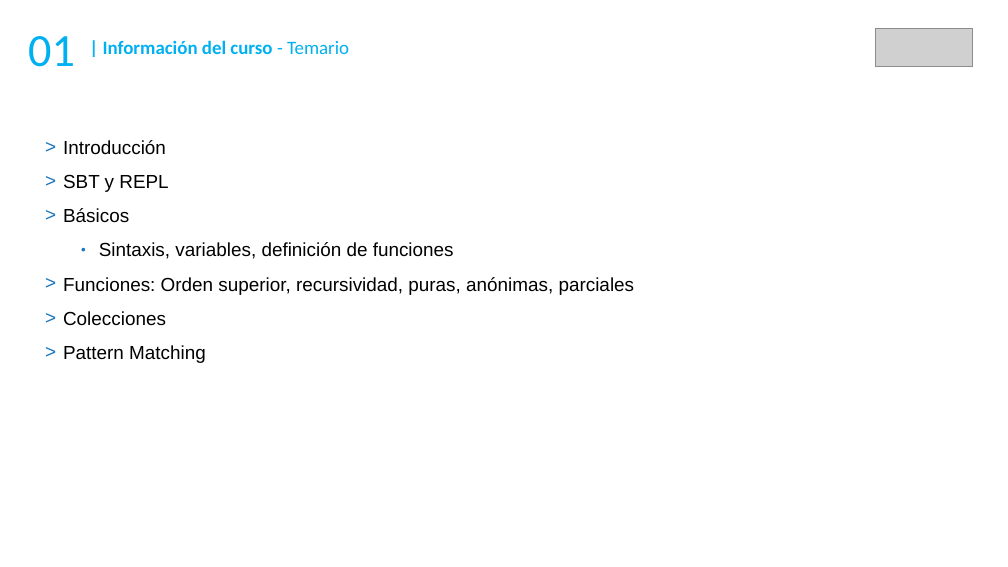
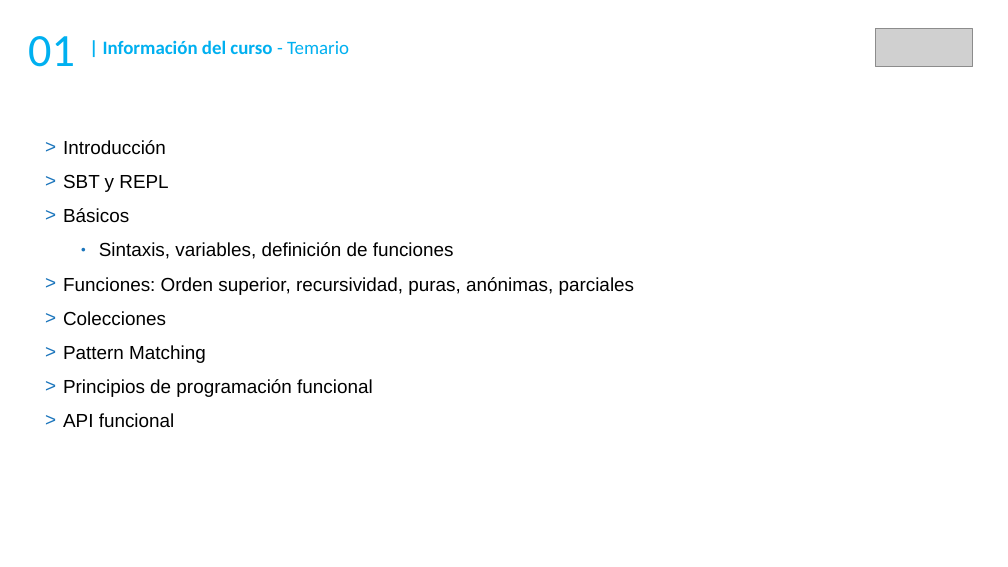
Before and after one commit to DaniGCaff/cursoScalaMay18, a slide deck: slide 4 of guiones/dia1.odp. Drawn at 1008x567 pixels with LibreOffice and Linux fonts; fonts in the diff are those of the drawing; grey boxes stand for pictures. Boxes give left, top, right and bottom in pixels: in the first picture for what was removed or moved away, otherwise in the second. Text is boxed around its words. In the diff, an @@ line names an element or a change of style, - is before the commit and + after.

```diff
--- a/guiones/dia1.odp
+++ b/guiones/dia1.odp
@@ text at [63,379,373,428]: paragraphs added @@
+> Principios de programación funcional
+> API funcional
```
Also in this commit, not shown: 3 other files.
